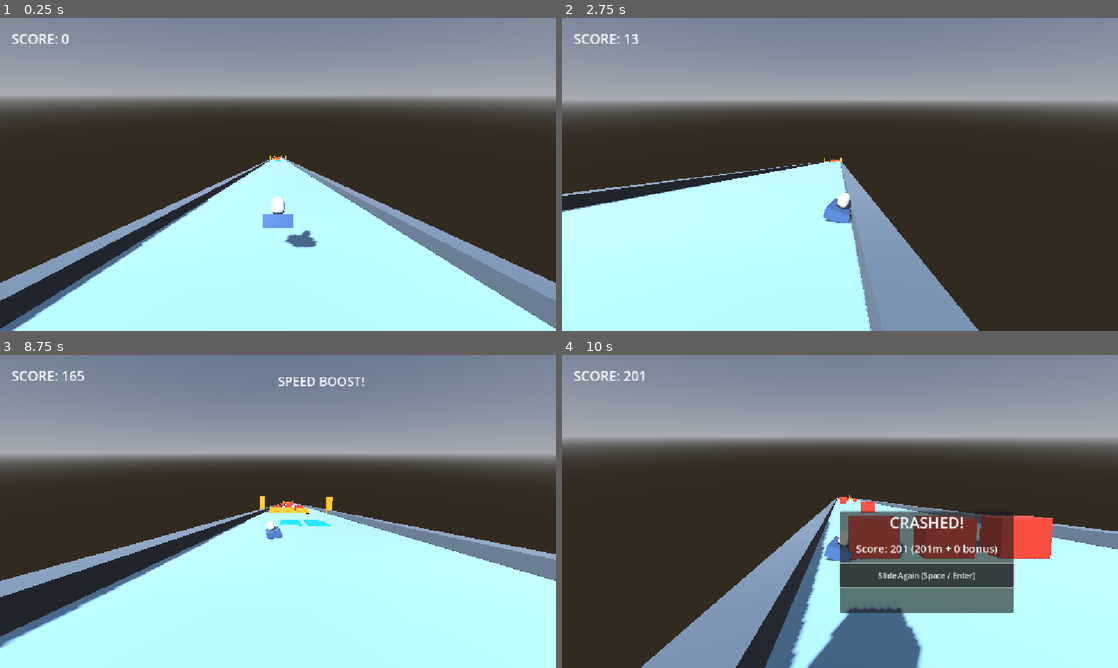
Above: before the commit, frames 1-4 (two rows, left to right).
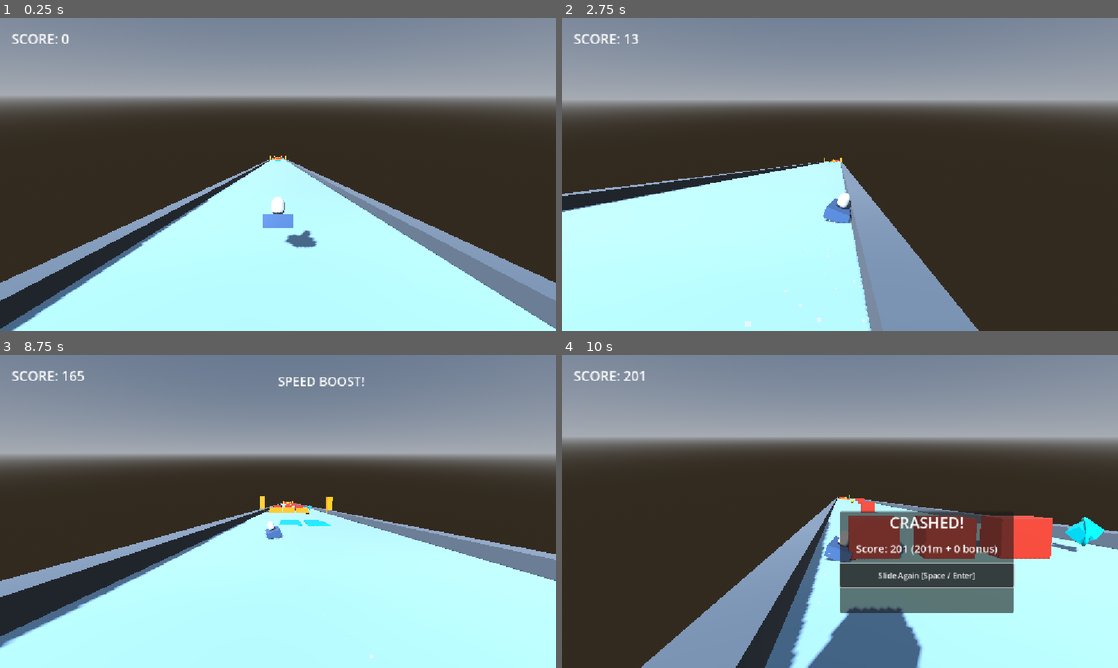
Above: after the commit, the same moments.

Repository: bravenaufala/sledg
Game: Godot game, scene res://main.tscn
The game is run twice, just before and just after one commit, with the same random seed, the same clock (stepped at 60 frames per second) and the same inputs.
Inputs (mouse positions are in pixels of both pictures, inside the frame that each line leads up to):
- Up to frame 1 (0.25 s): no input
- Up to frame 2 (2.75 s): tap Enter (ui_accept) at 0.5, 0.6, 0.77, 1.07, 2.1 s; move the mouse to (962, 158) at 0.52 s; hold D (steer_right) 0.53-1.25 s; click (962, 158) at 0.67 s; drag from (728, 190) to (812, 237) at 1.27 s; move the mouse to (895, 105) at 2.02 s; hold D (steer_right) from 2.03 s (still down)
- Up to frame 3 (8.75 s): release D (steer_right) at 2.75 s; drag from (250, 574) to (111, 464) at 2.77 s; move the mouse to (444, 558) at 3.52 s; hold A (steer_left) 3.53-4.25 s; tap Enter (ui_accept) at 3.6, 3.77, 4.07, 5.1, 6.6, 6.77, 7.07, 8.1 s; drag from (111, 464) to (194, 433) at 4.27 s; move the mouse to (305, 511) at 5.02 s; hold A (steer_left) 5.03-5.75 s; click (305, 511) at 5.17 s; drag from (194, 433) to (166, 527) at 5.77 s; move the mouse to (400, 495) at 6.52 s; hold D (steer_right) 6.53-7.25 s; drag from (166, 527) to (250, 574) at 7.27 s; move the mouse to (333, 442) at 8.02 s; hold A (steer_left) from 8.03 s (still down)
- Up to frame 4 (10 s): release A (steer_left) at 8.75 s; drag from (812, 574) to (673, 464) at 8.77 s; move the mouse to (1006, 558) at 9.52 s; hold D (steer_right) from 9.53 s (still down); tap Enter (ui_accept) at 9.6, 9.77 s; click (1006, 558) at 9.67 s

The runs differ from the first frame. In frame 1, less than 0.1% of the frame differs, in the area x 49-51%, y 44-46%; in frame 2, less than 0.1%; in frame 3, less than 0.1%; in frame 4, 0.5%, in the area x 45-98%, y 45-80%.

Commit message:
Phase 3: shield & boost pickups, HUD indicator, and sled snow spray

Diff:
--- a/data/biome_data.gd
+++ b/data/biome_data.gd
@@ -1,3 +1,4 @@
+@tool
 class_name BiomeData
 extends Resource
 
--- /dev/null
+++ b/data/boost_powerup.tres
@@ -0,0 +1,9 @@
+[gd_resource type="Resource" script_class="PowerUpData" format=3 uid="uid://dja2cndl2qync"]
+
+[ext_resource type="Script" uid="uid://bps45guh0yuw6" path="res://data/powerup_data.gd" id="1_xwa0m"]
+
+[resource]
+script = ExtResource("1_xwa0m")
+id = &"boost"
+speed_multiplier = 1.35
+accent_color = Color(1, 0.91764706, 0, 1)
--- a/data/powerup_data.gd
+++ b/data/powerup_data.gd
@@ -1,3 +1,4 @@
+@tool
 class_name PowerUpData
 extends Resource
 
--- /dev/null
+++ b/data/shield_powerup.tres
@@ -0,0 +1,8 @@
+[gd_resource type="Resource" script_class="PowerUpData" format=3 uid="uid://leaqw46m01cp"]
+
+[ext_resource type="Script" uid="uid://bps45guh0yuw6" path="res://data/powerup_data.gd" id="1_wuvl1"]
+
+[resource]
+script = ExtResource("1_wuvl1")
+duration = 0.0
+accent_color = Color(0, 0.8980392, 1, 1)
--- a/main.gd
+++ b/main.gd
@@ -20,6 +20,7 @@
 		player.crashed.connect(_on_player_crashed)
 		player.near_miss_scored.connect(_on_near_miss_scored)
 		player.boost_activated.connect(_on_boost_activated)
+		player.powerup_changed.connect(_on_player_powerup_changed)
 	if hud:
 		hud.restart_requested.connect(start_new_run)
 	start_new_run()
@@ -59,6 +60,15 @@
 		hud.show_status("SPEED BOOST!", 1.2)
 
 
+func _on_player_powerup_changed(id: StringName, active: bool, remaining: float) -> void:
+	if hud:
+		hud.set_powerup_status(id, active, remaining)
+		if active:
+			hud.show_status("SHIELD READY!" if id == &"shield" else "BOOST POWER-UP!", 1.3)
+		elif id == &"shield" and run_state == RunState.RUNNING:
+			hud.show_status("SHIELD BLOCKED HIT!", 1.3)
+
+
 func _on_player_crashed() -> void:
 	run_state = RunState.GAME_OVER
 	score = int(total_distance) + bonus_points
@@ -77,5 +87,6 @@
 		player.reset_to_start(Transform3D(Basis.IDENTITY, SPAWN_POS))
 	if hud:
 		hud.hide_game_over()
+		hud.reset_powerups()
 		hud.show_status("", 0.0)
 		hud.update_score(0, 0, 0)
--- a/main.tscn
+++ b/main.tscn
@@ -36,6 +36,32 @@
 radius = 0.25
 height = 0.7
 
+[sub_resource type="ParticleProcessMaterial" id="ParticleProcessMaterial_1bvp3"]
+emission_shape = 3
+emission_box_extents = Vector3(0.45, 0.05, 0.15)
+direction = Vector3(0, 0.45, 1)
+spread = 28.0
+initial_velocity_min = 2.5
+initial_velocity_max = 5.5
+gravity = Vector3(0, -6, 0)
+scale_min = 0.08
+scale_max = 0.18
+color = Color(0.9098039, 0.9647059, 1, 1)
+
+[sub_resource type="StandardMaterial3D" id="StandardMaterial3D_lquwl"]
+transparency = 1
+shading_mode = 0
+vertex_color_use_as_albedo = true
+billboard_mode = 3
+billboard_keep_scale = true
+particles_anim_h_frames = 1
+particles_anim_v_frames = 1
+particles_anim_loop = false
+
+[sub_resource type="QuadMesh" id="QuadMesh_7mycd"]
+material = SubResource("StandardMaterial3D_lquwl")
+size = Vector2(0.25, 0.25)
+
 [node name="Main" type="Node3D" unique_id=466642103]
 script = ExtResource("1_1bvp3")
 
@@ -66,6 +92,13 @@
 material_override = SubResource("StandardMaterial3D_w48qg")
 mesh = SubResource("CapsuleMesh_vivmo")
 
+[node name="SnowSpray" type="GPUParticles3D" parent="Player/SledVisual" unique_id=267200431]
+transform = Transform3D(1, 0, 0, 0, 1, 0, 0, 0, 1, 0, -0.15, 0.95)
+amount = 28
+lifetime = 0.45
+process_material = SubResource("ParticleProcessMaterial_1bvp3")
+draw_pass_1 = SubResource("QuadMesh_7mycd")
+
 [node name="Camera3D" type="Camera3D" parent="Player" unique_id=555759631]
 transform = Transform3D(1, 0, 0, 0, 0.9360728, 0.35180622, 0, -0.35180622, 0.9360728, 0, 4.2, 6.5)
 current = true
--- a/player.gd
+++ b/player.gd
@@ -37,6 +37,7 @@
 
 @onready var visual: Node3D = $SledVisual
 @onready var cam: Camera3D = $Camera3D
+@onready var snow_spray: GPUParticles3D = $SledVisual/SnowSpray
 
 
 func _ready() -> void:
@@ -57,6 +58,8 @@
 		cam.fov = lerpf(cam.fov, base_fov + target_fov_bonus, fov_t)
 
 	if not is_active:
+		if snow_spray:
+			snow_spray.emitting = false
 		if cam:
 			var cam_t := 1.0 - exp(-camera_follow_speed * delta)
 			cam.global_position = cam.global_position.lerp(global_position + camera_offset, cam_t)
@@ -70,12 +73,15 @@
 		boost_timer = maxf(0.0, boost_timer - delta)
 		if boost_timer <= 0.0:
 			boost_multiplier = 1.0
-			target_fov_bonus = 0.0
+			if _powerup_timer <= 0.0:
+				target_fov_bonus = 0.0
 
 	if _powerup_timer > 0.0:
 		_powerup_timer = maxf(0.0, _powerup_timer - delta)
 		if _powerup_timer <= 0.0:
 			speed_multiplier = 1.0
+			if boost_timer <= 0.0:
+				target_fov_bonus = 0.0
 			var expired_id := _active_powerup_id
 			_active_powerup_id = &""
 			if not expired_id.is_empty():
@@ -111,6 +117,9 @@
 	move_and_slide()
 	lateral_speed = velocity.x
 
+	if snow_spray:
+		snow_spray.emitting = is_active and not is_crashed and grounded and downhill_speed > 2.0
+
 	if visual:
 		var t := 1.0 - exp(-bank_lerp_speed * delta)
 		visual.rotation.z = lerp_angle(visual.rotation.z, deg_to_rad(-steer_input * max_bank_degrees), t)
@@ -163,11 +172,14 @@
 		return
 	if data.id == &"shield":
 		has_shield = true
-		powerup_changed.emit(&"shield", true, data.duration)
+		powerup_changed.emit(&"shield", true, 0.0)
 	else:
 		speed_multiplier = data.speed_multiplier
 		_powerup_timer = data.duration
 		_active_powerup_id = data.id
+		var effective_max := max_downhill_speed * _effective_speed_mult()
+		downhill_speed = minf(effective_max, downhill_speed + 7.0)
+		target_fov_bonus = maxf(target_fov_bonus, 10.0)
 		powerup_changed.emit(data.id, true, data.duration)
 
 
@@ -186,6 +198,8 @@
 	downhill_speed = 0.0
 	lateral_speed = 0.0
 	target_fov_bonus = 0.0
+	if snow_spray:
+		snow_spray.emitting = false
 	crashed.emit()
 
 
@@ -211,6 +225,8 @@
 	_powerup_timer = 0.0
 	_active_powerup_id = &""
 	floor_snap_length = 0.15
+	if snow_spray:
+		snow_spray.emitting = false
 	if visual:
 		visual.rotation = Vector3.ZERO
 	if cam:
--- /dev/null
+++ b/track/pickup.gd
@@ -0,0 +1,55 @@
+extends Area3D
+
+@export var powerup_data: PowerUpData
+@export var spin_speed: float = 2.6
+@export var bob_amplitude: float = 0.22
+@export var bob_frequency: float = 3.2
+
+var _time: float = 0.0
+var _base_visual_y: float = 0.85
+var _collected: bool = false
+
+@onready var visual: Node3D = $Visual
+
+
+func _ready() -> void:
+	body_entered.connect(_on_body_entered)
+	if visual:
+		_base_visual_y = visual.position.y
+	_apply_visual_tint()
+
+
+func _process(delta: float) -> void:
+	_time += delta
+	if visual:
+		visual.rotation.y += spin_speed * delta
+		visual.position.y = _base_visual_y + sin(_time * bob_frequency) * bob_amplitude
+
+
+func configure_powerup(data: PowerUpData) -> void:
+	powerup_data = data
+	_apply_visual_tint()
+
+
+func _apply_visual_tint() -> void:
+	if powerup_data == null or visual == null:
+		return
+	var mat := StandardMaterial3D.new()
+	mat.albedo_color = powerup_data.accent_color
+	mat.emission_enabled = true
+	mat.emission = powerup_data.accent_color
+	mat.emission_energy_multiplier = 0.45
+	mat.roughness = 0.15
+	mat.metallic = 0.25
+	for child in visual.get_children():
+		if child is GeometryInstance3D:
+			(child as GeometryInstance3D).material_override = mat
+
+
+func _on_body_entered(body: Node3D) -> void:
+	if _collected:
+		return
+	if body.has_method("apply_powerup") and powerup_data != null:
+		_collected = true
+		body.apply_powerup(powerup_data)
+		queue_free()
--- /dev/null
+++ b/track/pickup.tscn
@@ -0,0 +1,41 @@
+[gd_scene format=3 uid="uid://df5l1ovv8qvim"]
+
+[ext_resource type="Script" uid="uid://ialm74f83pw4" path="res://track/pickup.gd" id="1_0bnwo"]
+[ext_resource type="Resource" uid="uid://leaqw46m01cp" path="res://data/shield_powerup.tres" id="2_fc8j7"]
+
+[sub_resource type="SphereShape3D" id="SphereShape3D_goto2"]
+radius = 0.9
+
+[sub_resource type="StandardMaterial3D" id="StandardMaterial3D_7gblb"]
+albedo_color = Color(0, 0.8980392, 1, 1)
+metallic = 0.25
+roughness = 0.15
+
+[sub_resource type="StandardMaterial3D" id="StandardMaterial3D_7gst2"]
+albedo_color = Color(0, 0.8980392, 1, 1)
+metallic = 0.25
+roughness = 0.15
+
+[node name="Pickup" type="Area3D" unique_id=469163372]
+collision_layer = 8
+collision_mask = 2
+script = ExtResource("1_0bnwo")
+powerup_data = ExtResource("2_fc8j7")
+
+[node name="CollisionShape3D" type="CollisionShape3D" parent="." unique_id=1605378083]
+transform = Transform3D(1, 0, 0, 0, 1, 0, 0, 0, 1, 0, 0.85, 0)
+shape = SubResource("SphereShape3D_goto2")
+
+[node name="Visual" type="Node3D" parent="." unique_id=410118019]
+transform = Transform3D(1, 0, 0, 0, 1, 0, 0, 0, 1, 0, 0.85, 0)
+
+[node name="CoreShape" type="CSGBox3D" parent="Visual" unique_id=1703780859]
+transform = Transform3D(0.7071069, -0.70710665, 0, 0.49999997, 0.5000002, -0.70710665, 0.49999982, 0.49999997, 0.7071069, 0, 0, 0)
+material_override = SubResource("StandardMaterial3D_7gblb")
+size = Vector3(0.65, 0.65, 0.65)
+
+[node name="RingShape" type="CSGTorus3D" parent="Visual" unique_id=1611664942]
+transform = Transform3D(1, 0, 0, 0, 3.1391647e-07, -1, 0, 1, 3.1391647e-07, 0, 0, 0)
+material_override = SubResource("StandardMaterial3D_7gst2")
+inner_radius = 0.48
+outer_radius = 0.62
--- a/track/track_chunk.gd
+++ b/track/track_chunk.gd
@@ -3,13 +3,16 @@
 const OBSTACLE_SCENE := preload("res://track/obstacle.tscn")
 const RAMP_SCENE := preload("res://track/ramp.tscn")
 const BOOST_SCENE := preload("res://track/boost_pad.tscn")
+const PICKUP_SCENE := preload("res://track/pickup.tscn")
+const SHIELD_POWERUP := preload("res://data/shield_powerup.tres")
+const BOOST_POWERUP := preload("res://data/boost_powerup.tres")
 
 const LANE_X: Array[float] = [-4.5, -1.5, 1.5, 4.5]
 const ROW_Z: Array[float] = [-22.0, -48.0, -70.0]
 
 @export var chunk_variant: StringName = &"standard"
 @export var chunk_length: float = 80.0
-@export var pickup_spawn_chance: float = 0.0
+@export var pickup_spawn_chance: float = 0.55
 
 var _ice_friction: float = 0.12
 var _obstacle_material: Material = null
@@ -60,13 +63,23 @@
 			var obs := _spawn_item(OBSTACLE_SCENE, Vector3(lane_x, 0.0, z_pos))
 			_apply_obstacle_material(obs)
 
+		var placed_feature_in_first_open := false
+		var open_lane_x := LANE_X[lanes[obstacle_count]]
 		if row_idx < 2:
-			var open_lane_x := LANE_X[lanes[obstacle_count]]
 			var roll := rng.randf()
 			if roll < 0.35:
 				_spawn_item(BOOST_SCENE, Vector3(open_lane_x, 0.0, z_pos))
+				placed_feature_in_first_open = true
 			elif roll < 0.60:
 				_spawn_item(RAMP_SCENE, Vector3(open_lane_x, 0.0, z_pos))
+				placed_feature_in_first_open = true
+
+		if not placed_feature_in_first_open:
+			if rng.randf() < pickup_spawn_chance:
+				_spawn_pickup(Vector3(open_lane_x, 0.0, z_pos), rng)
+		elif obstacle_count + 1 < lanes.size() and rng.randf() < pickup_spawn_chance:
+			var extra_lane_x := LANE_X[lanes[obstacle_count + 1]]
+			_spawn_pickup(Vector3(extra_lane_x, 0.0, z_pos), rng)
 
 
 func _populate_ramp_barrier(difficulty: float, rng: RandomNumberGenerator) -> void:
@@ -79,6 +92,9 @@
 	for barrier_x in [-4.5, -1.5, 1.5]:
 		var obs := _spawn_item(OBSTACLE_SCENE, Vector3(barrier_x, 0.0, -46.0))
 		_apply_obstacle_material(obs)
+
+	# Open bypass lane pickup
+	_spawn_pickup(Vector3(4.5, 0.0, -46.0), rng)
 
 	var lanes: Array[int] = [0, 1, 2, 3]
 	_shuffle_ints(lanes, rng)
@@ -93,6 +109,16 @@
 	spawned_container.add_child(item)
 	item.position = local_pos
 	return item
+
+
+func _spawn_pickup(local_pos: Vector3, rng: RandomNumberGenerator) -> Node3D:
+	var pickup := PICKUP_SCENE.instantiate() as Node3D
+	spawned_container.add_child(pickup)
+	pickup.position = local_pos
+	var data: PowerUpData = SHIELD_POWERUP if rng.randf() < 0.5 else BOOST_POWERUP
+	if pickup.has_method("configure_powerup"):
+		pickup.configure_powerup(data)
+	return pickup
 
 
 func _apply_obstacle_material(obs: Node3D) -> void:
--- a/ui/hud.gd
+++ b/ui/hud.gd
@@ -3,6 +3,7 @@
 signal restart_requested()
 
 @onready var score_label: Label = $ScoreLabel
+@onready var powerup_label: Label = $PowerUpLabel
 @onready var status_label: Label = $StatusLabel
 @onready var game_over_panel: Control = $GameOverPanel
 @onready var final_score_label: Label = $GameOverPanel/VBox/FinalScoreLabel
@@ -11,6 +12,9 @@
 var _last_displayed_score: int = -1
 var _last_displayed_bonus: int = -1
 var _status_timer: float = 0.0
+var _shield_active: bool = false
+var _boost_active: bool = false
+var _boost_remaining: float = 0.0
 
 
 func _ready() -> void:
@@ -20,6 +24,8 @@
 		game_over_panel.visible = false
 	if status_label:
 		status_label.text = ""
+	if powerup_label:
+		powerup_label.text = ""
 
 
 func _process(delta: float) -> void:
@@ -27,6 +33,11 @@
 		_status_timer = maxf(0.0, _status_timer - delta)
 		if _status_timer <= 0.0 and status_label:
 			status_label.text = ""
+	if _boost_active:
+		_boost_remaining = maxf(0.0, _boost_remaining - delta)
+		if _boost_remaining <= 0.0:
+			_boost_active = false
+		_refresh_powerup_label()
 
 
 func update_score(score: int, distance_m: int, bonus: int) -> void:
@@ -47,6 +58,33 @@
 	_status_timer = duration
 
 
+func set_powerup_status(id: StringName, active: bool, remaining: float) -> void:
+	if id == &"shield":
+		_shield_active = active
+	elif id == &"boost":
+		_boost_active = active
+		_boost_remaining = remaining if active else 0.0
+	_refresh_powerup_label()
+
+
+func reset_powerups() -> void:
+	_shield_active = false
+	_boost_active = false
+	_boost_remaining = 0.0
+	_refresh_powerup_label()
+
+
+func _refresh_powerup_label() -> void:
+	if not powerup_label:
+		return
+	var parts: Array[String] = []
+	if _shield_active:
+		parts.append("SHIELD: ACTIVE")
+	if _boost_active:
+		parts.append("BOOST: %.1fs" % _boost_remaining)
+	powerup_label.text = "  |  ".join(parts)
+
+
 func show_game_over(final_score: int, distance_m: int, bonus: int) -> void:
 	if final_score_label:
 		final_score_label.text = "Score: %d (%dm + %d bonus)" % [final_score, distance_m, bonus]
--- a/ui/hud.tscn
+++ b/ui/hud.tscn
@@ -53,3 +53,10 @@
 custom_minimum_size = Vector2(260, 48)
 layout_mode = 2
 text = "Slide Again [Space / Enter]"
+
+[node name="PowerUpLabel" type="Label" parent="." unique_id=1435661647]
+offset_left = 24.0
+offset_top = 60.0
+offset_right = 25.0
+offset_bottom = 96.0
+theme_override_font_sizes/font_size = 22
Not shown: 1 places in main.tscn that only renumber resources
Not shown, added: track/pickup.gd.uid
Not shown: 1 places in ui/hud.tscn that only renumber resources
